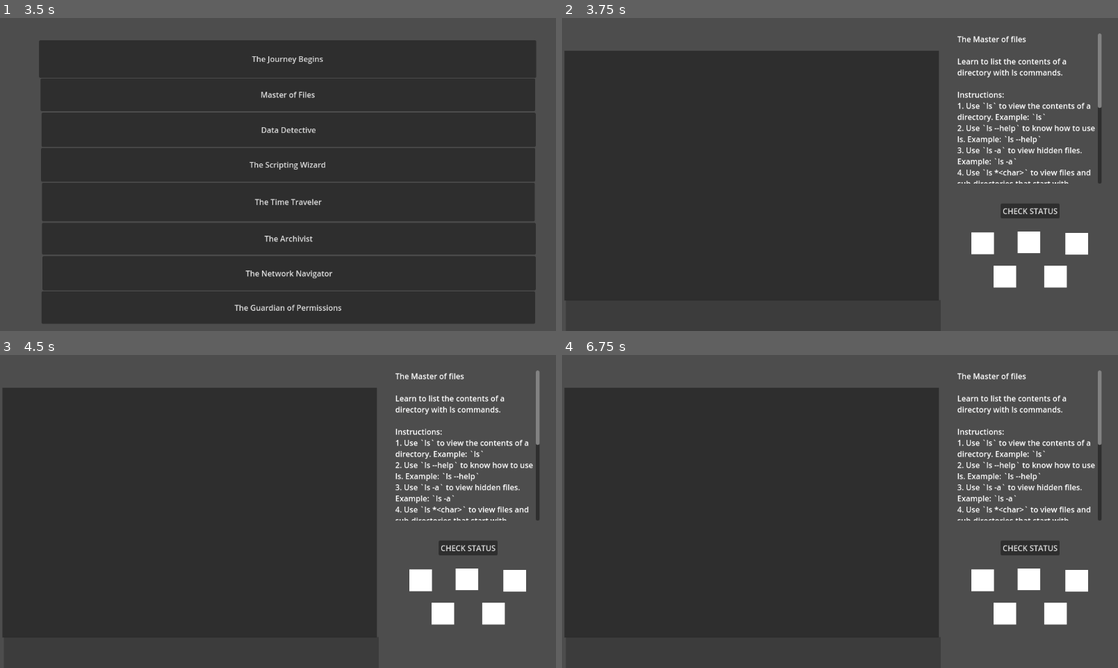
Above: before the commit, frames 1-4 (two rows, left to right).
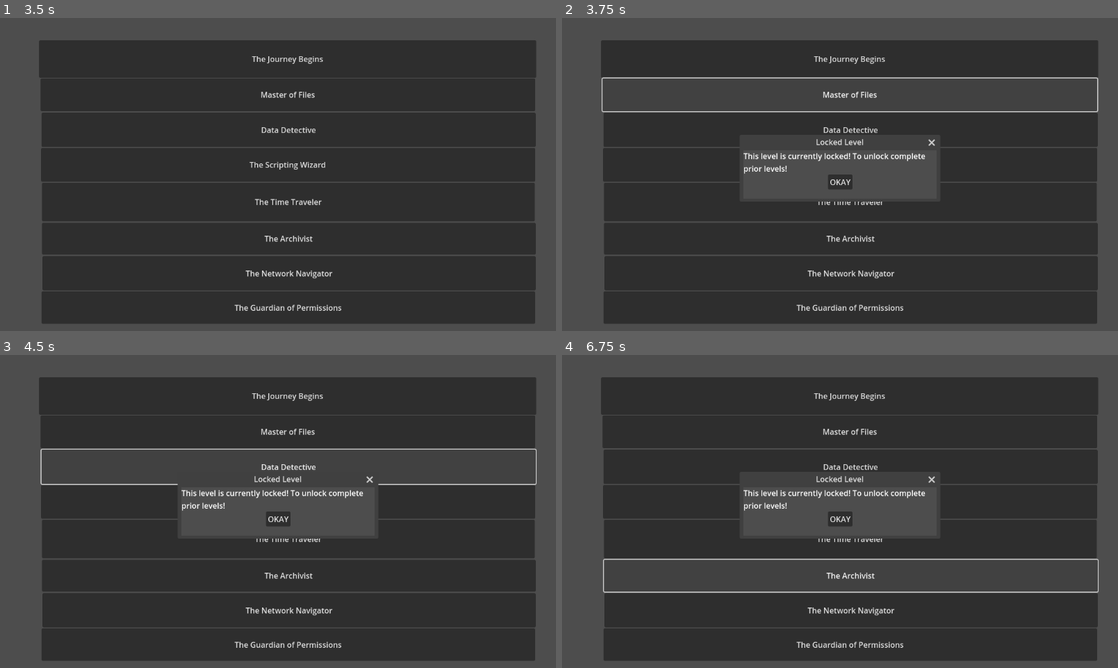
Above: after the commit, the same moments.

Repository: Pradeepaa001/Essentials
Game: Godot game, scene res://Scenes/main.tscn
Two runs of this game, one before a commit and one after it. Both use one fixed random seed, a clock stepped at 60 frames per second and the inputs below.
Inputs (mouse positions are in pixels of both pictures, inside the frame that each line leads up to):
- Up to frame 1 (3.5 s): click "LEVELS" at 0.5 s; click "The Journey Begins" at 1.25 s; click (189, 312) at 2.02 s; type "12" at 2.1 s; click "<-" at 2.75 s
- Up to frame 2 (3.75 s): click "Master of Files" at 3.5 s
- Up to frame 3 (4.5 s): click (289, 467) at 4.25 s, where only the run after the commit has a clickable "Data Detective"
- Up to frame 4 (6.75 s): click (851, 502) at 5 s, where only the run after the commit has a clickable "The Scripting Wizard"; click (851, 539) at 5.75 s, where only the run after the commit has a clickable "The Time Traveler"; click (851, 577) at 6.5 s, where only the run after the commit has a clickable "The Archivist"

Frame 1 is identical in both runs. In frame 2, 37% of the frame differs, in the area x 0-97%, y 4-98%; in frame 3, 37%; in frame 4, 38%.

Commit message:
Added functionality to lock levels until prior ones are completed

Diff:
--- a/Scenes/level_selector.tscn
+++ b/Scenes/level_selector.tscn
@@ -75,6 +75,27 @@
 offset_bottom = 633.0
 text = "The Guardian of Permissions"
 
+[node name="Popup" type="Popup" parent="."]
+editor_description = "You don't have permission to access this level. Complete prior!
+"
+title = "Locked Level"
+position = Vector2i(0, 36)
+size = Vector2i(400, 100)
+borderless = false
+
+[node name="Label" type="Label" parent="Popup"]
+offset_right = 400.0
+offset_bottom = 100.0
+text = "This level is currently locked! To unlock complete prior levels!"
+autowrap_mode = 3
+
+[node name="Button" type="Button" parent="Popup"]
+offset_left = 175.0
+offset_top = 50.0
+offset_right = 226.0
+offset_bottom = 81.0
+text = "OKAY"
+
 [connection signal="pressed" from="LevelButtons/Button" to="." method="_on_button_pressed"]
 [connection signal="pressed" from="LevelButtons/Button2" to="." method="_on_button_2_pressed"]
 [connection signal="pressed" from="LevelButtons/Button3" to="." method="_on_button_3_pressed"]
@@ -83,3 +104,4 @@
 [connection signal="pressed" from="LevelButtons/Button6" to="." method="_on_button_6_pressed"]
 [connection signal="pressed" from="LevelButtons/Button7" to="." method="_on_button_7_pressed"]
 [connection signal="pressed" from="LevelButtons/Button8" to="." method="_on_button_8_pressed"]
+[connection signal="pressed" from="Popup/Button" to="." method="_on_okay_pressed"]
--- a/Scripts/level_selector.gd
+++ b/Scripts/level_selector.gd
@@ -1,6 +1,7 @@
 extends Node2D
 
 var SaveSystem = preload("res://SaveSystem.gd")
+@onready var popup_msg = $Popup
 
 func _ready():
 	update_level_buttons()
@@ -11,36 +12,74 @@
 
 
 func _on_button_2_pressed():
-	get_tree().change_scene_to_file("res://Scenes/level_2.tscn")
+	if access_level(2):
+		get_tree().change_scene_to_file("res://Scenes/level_2.tscn")
+	else:
+		popup_msg.popup_centered()
+	print("done")
 
 func _on_button_3_pressed():
-	get_tree().change_scene_to_file("res://Scenes/level3.tscn")
+	if access_level(3):
+		get_tree().change_scene_to_file("res://Scenes/level3.tscn")
+	else:
+		popup_msg.popup_centered()
+	print("done")
 
 
 func _on_button_4_pressed():
-	get_tree().change_scene_to_file("res://terminal.gd")
+	if access_level(4):
+		get_tree().change_scene_to_file("res://terminal.gd")
+	else:
+		popup_msg.popup_centered()
+	print("done")
+
 
 
 func _on_button_5_pressed():
-	get_tree().change_scene_to_file("res://terminal.gd")
+	if access_level(5):
+		get_tree().change_scene_to_file("res://terminal.gd")
+	else:
+		popup_msg.popup_centered()
+	print("done")
 
 
 func _on_button_6_pressed():
-	get_tree().change_scene_to_file("res://terminal.gd")
+	if access_level(6):
+		get_tree().change_scene_to_file("res://terminal.gd")
+	else:
+		popup_msg.popup_centered()
+	print("done")
 
 
 func _on_button_7_pressed():
-	get_tree().change_scene_to_file("res://terminal.gd")
+	if access_level(7):
+		get_tree().change_scene_to_file("res://terminal.gd")
+	else:
+		popup_msg.popup_centered()
+	print("done")
 
 
 func _on_button_8_pressed():
-	get_tree().change_scene_to_file("res://terminal.gd")
+	if access_level(8):
+		get_tree().change_scene_to_file("res://terminal.gd")
+	else:
+		popup_msg.popup_centered()
+	print("done")
 
 
-
+func access_level(level: int) -> bool:
+	var all_button = $LevelButtons.get_children()
+	var prvs_button = all_button[level - 2]
+	print(prvs_button)
+	if prvs_button.modulate == Color(0, 1, 0):
+		print("true")
+		return true
+	print("false")
+	return false
 
 
 #TO MAKE LEVEL BUTTON TURN GREEN IF COMPLETED
+
 
 func update_level_buttons():
 	var Save = SaveSystem.new()
@@ -49,3 +88,7 @@
 		var level = int(button.name.replace("Button", "")) + 1
 		if level in progress["levels_completed"]:
 			button.modulate = Color(0, 1, 0)
+
+
+func _on_okay_pressed():
+	popup_msg.hide()
